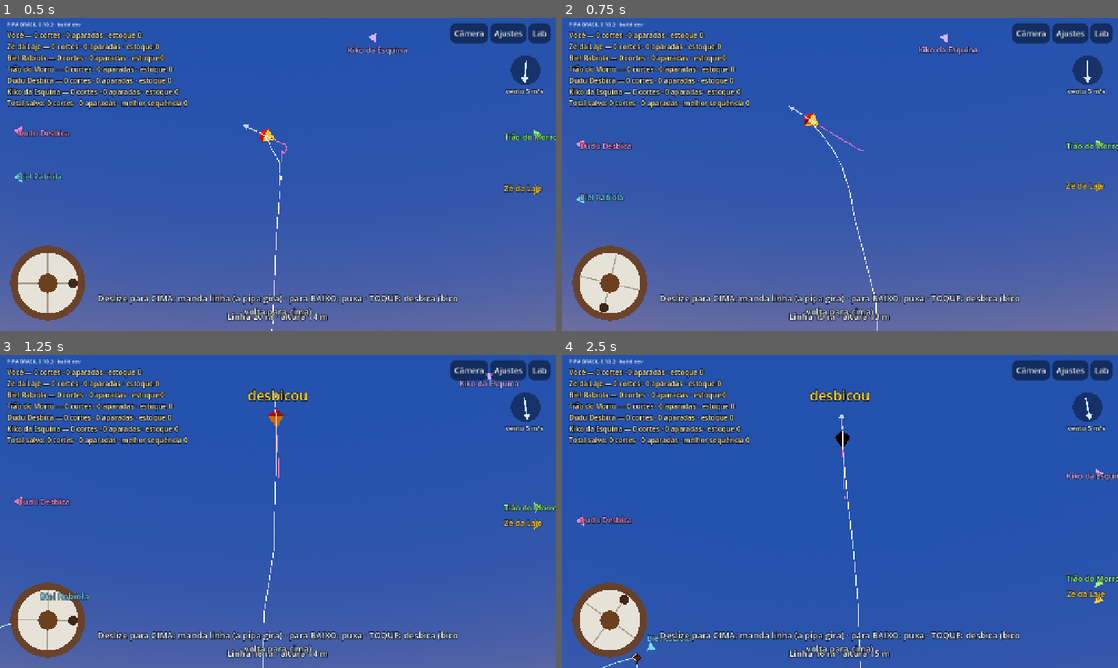
Above: before the commit, frames 1-4 (two rows, left to right).
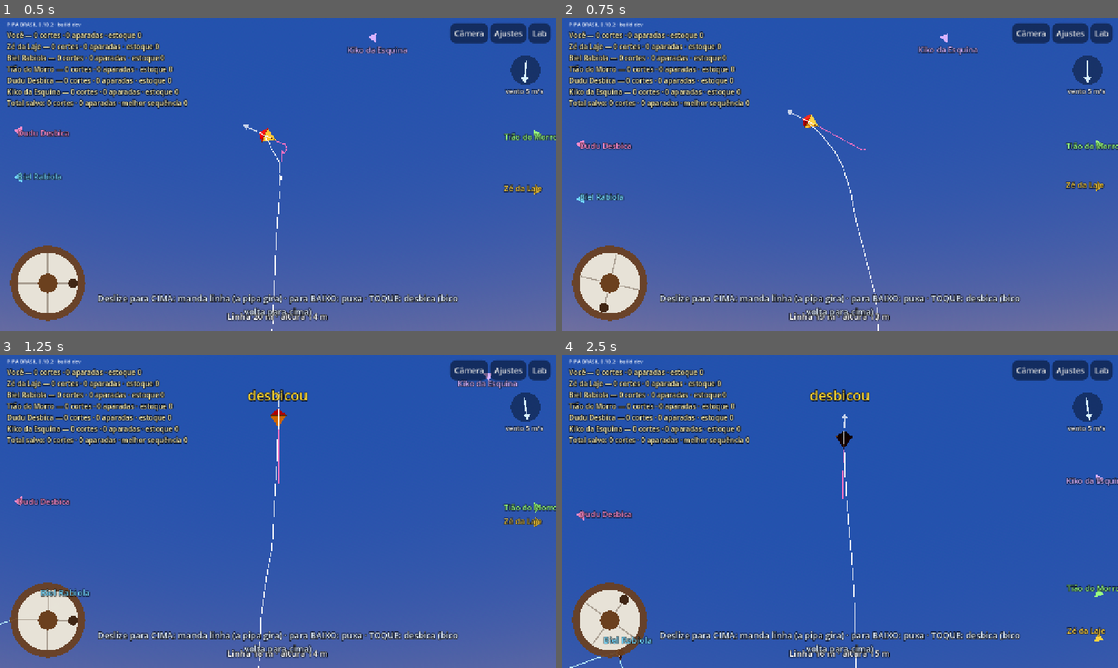
Above: after the commit, the same moments.

Repository: lucaskaeller201-ui/Pipa-Brasil
Game: Godot game, scene res://scenes/main/main.tscn
The game is run twice, just before and just after one commit, with the same random seed, the same clock (stepped at 60 frames per second) and the same inputs.
Inputs (mouse positions are in pixels of both pictures, inside the frame that each line leads up to):
- Up to frame 1 (0.5 s): no input
- Up to frame 2 (0.75 s): tap Enter at 0.5 s; move the mouse to (962, 158) at 0.52 s; hold W from 0.53 s (still down); tap Z at 0.6 s; click (962, 158) at 0.67 s
- Up to frame 3 (1.25 s): keep holding W; tap Space at 0.77 s
- Up to frame 4 (2.5 s): release W at 1.25 s; drag from (728, 527) to (812, 574) at 1.27 s; move the mouse to (895, 442) at 2.02 s; hold W from 2.03 s (still down); tap Q at 2.1 s

Frame 1 is identical in both runs. In frame 2, 0.6% of the frame differs, in the area x 2-98%, y 9-100%; in frame 3, 1.0%; in frame 4, 2.0%, in the area x 1-100%, y 13-100%.

Commit message:
Giro comandado não é acelerado pelas restrições da linha e da rabiola
Co-Authored-By: Claude Opus 5.5 <noreply@anthropic.com>
Claude-Session: https://claude.ai/code/session_01VcBVPpGPHbKMkWY2F5CwiY

Diff:
--- a/sim/kite/kite_body.gd
+++ b/sim/kite/kite_body.gd
@@ -26,6 +26,8 @@
 var give_speed := 0.0
 ## Pipa avoada solta (ninguém aparou ainda): desce devagar, dá tempo de aparar.
 var drifting := false
+var _spin_controlado := false
+var _spin_alvo := 0.0
 
 var _prev_rotation := Quaternion.IDENTITY
 # Deslocamento acumulado no subpasso. Guardado à parte porque Vector3 usa
@@ -237,6 +239,8 @@
 			_:
 				novo = wnn * exp(-d.spin_release_drag * bow_factor() * h)
 		angular_velocity += nn * (novo - wnn)
+		_spin_controlado = spin_mode != SpinMode.SPIN_FREE
+		_spin_alvo = novo
 		if spin_mode == SpinMode.SPIN_GIVE or spin_mode == SpinMode.SPIN_KICK:
 			# Mandando linha a pipa gira no plano dela, sem capotar: a rabiola
 			# segura a face virada para o vento (sem "furacão").
@@ -273,6 +277,15 @@
 	var dq := rotation * _prev_rotation.inverse()
 	var s := 2.0 / h if dq.w >= 0.0 else -2.0 / h
 	angular_velocity = Vector3(dq.x, dq.y, dq.z) * s
+	if _spin_controlado:
+		# Giro comandado (D-028/D-032): as restrições da linha e da rabiola não
+		# podem acelerar o giro no plano da pipa além do comando.
+		var n := rotation * Vector3(0.0, 0.0, 1.0)
+		var wn := angular_velocity.dot(n)
+		var correcao := (_spin_alvo - wn) * h
+		rotation = (Quaternion(n, correcao) * rotation).normalized()
+		angular_velocity += n * (_spin_alvo - wn)
+		_spin_controlado = false
 	if towed:
 		# Rebocada: sem giro de furacão, mesmo com os trancos do reboque.
 		var lim := deg_to_rad(120.0)
--- a/tests/scenarios/test_pipa_rio.gd
+++ b/tests/scenarios/test_pipa_rio.gd
@@ -72,6 +72,7 @@
 	var rapido := _giro_medio(3.0)
 	print("      [mandando linha] 1 m/s: %.0f°/s; 3 m/s: %.0f°/s" % [devagar, rapido])
 	assert_true(devagar > 40.0 and devagar < 140.0, "devagar gira devagar (%.0f°/s)" % devagar)
+	assert_true(rapido > devagar * 1.8, "mais rápido no dedo, mais giro")
 	assert_true(rapido > 160.0 and rapido < 380.0, "rápido gira mais, sem furacão (%.0f°/s)" % rapido)
 
 
